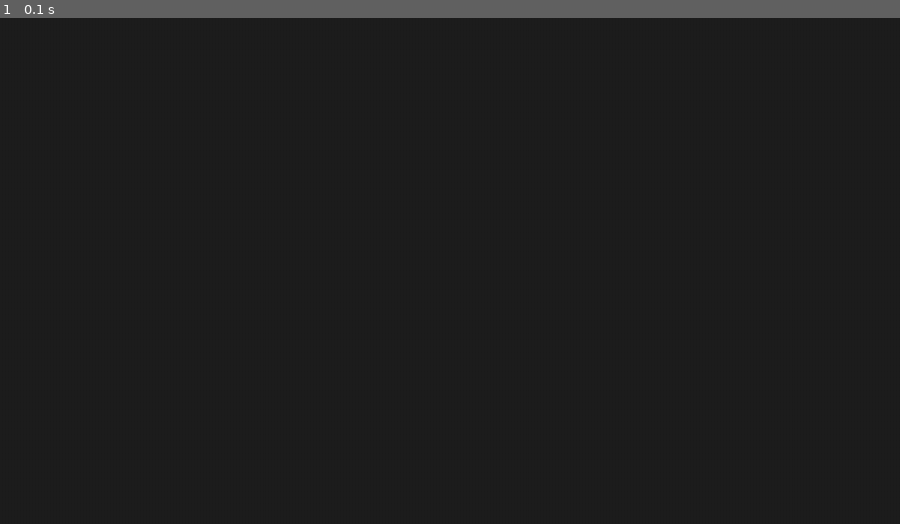
Above: before the commit, frame 1.
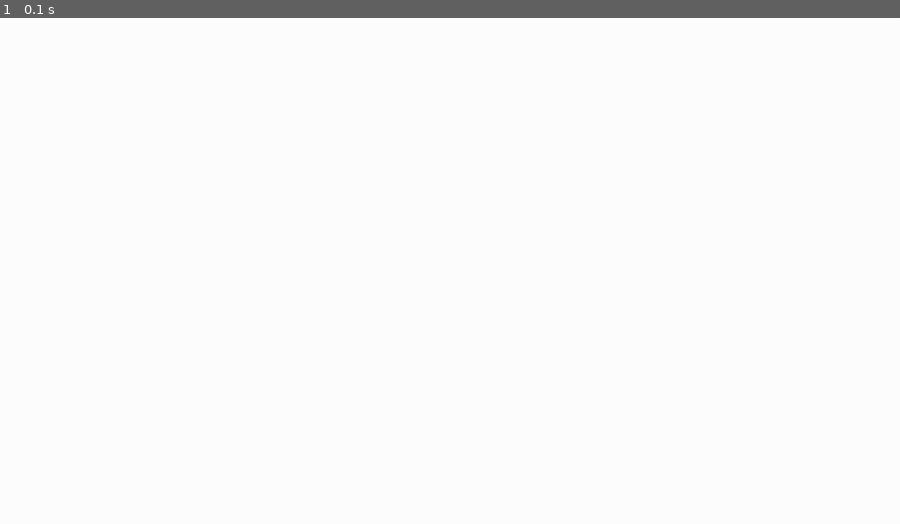
Above: after the commit, the same moment.

Repository: BrunoFarfan/masseffect
Game: pygame game, started from main.py
Same seed, same stepped clock (60 frames per second), same inputs: the game is played once before the commit and once after it.
Inputs:
- Up to frame 1 (0.1 s): no input

The runs differ from the first frame. In frame 1, 100% of the frame differs, in the area x 0-100%, y 0-100%.

Commit message:
Enhance mouse interaction and display features in main.py and related files
- Updated mouse position handling to improve panning and zooming functionality.
- Introduced COLOR_WHITE constant for consistent color usage across the application.
- Added print functionality for zoom level and mouse world coordinates in the display.
- Created a new world.py file for gravitational constant definition.
- Implemented Body class in bodies.py for future physics calculations.

Diff:
--- a/constants/__init__.py
+++ b/constants/__init__.py
@@ -1,3 +1,3 @@
-from .pygame import DARK_BACKGROUND
+from .pygame import COLOR_WHITE, DARK_BACKGROUND
 
-all = [DARK_BACKGROUND]
+all = [DARK_BACKGROUND, COLOR_WHITE]
--- a/constants/pygame.py
+++ b/constants/pygame.py
@@ -1 +1,2 @@
 DARK_BACKGROUND = (30, 30, 30)
+COLOR_WHITE = (255, 255, 255)
--- /dev/null
+++ b/constants/world.py
@@ -0,0 +1 @@
+CONSTANT_G = 6.67230 * 10**(-17)
--- a/display/pygame_display.py
+++ b/display/pygame_display.py
@@ -1,13 +1,15 @@
-from pygame import display, Rect
-from constants import DARK_BACKGROUND
+import numpy as np
+from pygame import display, Rect, font
+from constants import DARK_BACKGROUND, COLOR_WHITE
 
 
 class ScreenConfig:
     def __init__(self) -> None:
         display.set_caption("Mass Effect")
+        font.init()
+        self.font = font.SysFont("Arial", 15)
 
         self.screen_display = display.set_mode()
-        self.reset_screen()
 
         self.panning = False
 
@@ -15,6 +17,8 @@
         self.view_window_world_origin = (0, 0)
 
         self.scaled_surface = None
+
+        self.reset_screen()
 
     @property
     def screen_size(self) -> tuple[int, int]:
@@ -34,7 +38,7 @@
         )
 
     def _world_to_screen_coordinates(
-        self, coordinates: tuple[int, int]
+        self, coordinates: tuple[float, float] | np.ndarray
     ) -> tuple[float, float]:
         return (
             (coordinates[0] - self.view_window_world_origin[0]) * self.zoom,
@@ -85,8 +89,39 @@
             mouse_world[1] - self.view_window.height + mouse_screen[1] / self.zoom,
         )
 
+    def print_zoom(self):
+        zoom_text = self.font.render(
+            f"Zoom: {round(self.zoom * 100, 2)}%", True, COLOR_WHITE
+        )
+        self.screen_display.blit(zoom_text, (0, 0))
+
+    def print_mouse_world_coordinates(self, screen_coordinates: tuple[int, int]):
+        world_coordinates = self._screen_to_world_coordinates(screen_coordinates)
+        world_coordinates = (
+            round(world_coordinates[0], 1),
+            round(world_coordinates[1], 1),
+        )
+        coordinates_label_text = self.font.render(
+            "Mouse world position:", True, COLOR_WHITE
+        )
+        coordinates_text_position = (
+            self.screen_display.get_size()[0] - coordinates_label_text.get_size()[0],
+            0,
+        )
+
+        self.screen_display.blit(coordinates_label_text, coordinates_text_position)
+
+        coordinates_text = self.font.render(f"{world_coordinates}", True, COLOR_WHITE)
+        coordinates_text_position = (
+            self.screen_display.get_size()[0] - coordinates_text.get_size()[0],
+            coordinates_label_text.get_size()[1],
+        )
+
+        self.screen_display.blit(coordinates_text, coordinates_text_position)
+
     def reset_screen(self) -> None:
         self.screen_display.fill(DARK_BACKGROUND)
+        self.print_zoom()
 
     def update_screen(self) -> None:
         display.update()
--- a/main.py
+++ b/main.py
@@ -9,6 +9,7 @@
 
 while not exit_game:
     screen_config.reset_screen()
+    mouse_screen_position = pygame.mouse.get_pos()
 
     for event in pygame.event.get():
         if event.type == pygame.QUIT:
@@ -18,7 +19,7 @@
             zoom_factor = 1.1 if event.y > 0 else 0.9
 
             screen_config.adjust_zoom(
-                mouse_screen=pygame.mouse.get_pos(), zoom_factor=zoom_factor
+                mouse_screen=mouse_screen_position, zoom_factor=zoom_factor
             )
 
         elif (
@@ -26,7 +27,7 @@
             and pygame.key.get_mods() & pygame.KMOD_LCTRL
         ):
             if event.button == 1:
-                mouse_position_on_pan_start = pygame.mouse.get_pos()
+                mouse_position_on_pan_start = mouse_screen_position
                 screen_config.panning = True
 
         elif event.type == pygame.MOUSEBUTTONUP:
@@ -34,7 +35,7 @@
                 screen_config.panning = False
 
     if screen_config.panning:
-        mouse_current_position = pygame.mouse.get_pos()
+        mouse_current_position = mouse_screen_position
 
         screen_config.pan_camera(
             mouse_original_position=mouse_position_on_pan_start,
@@ -44,12 +45,14 @@
         mouse_position_on_pan_start = mouse_current_position
 
     center_screen = screen_config._world_to_screen_coordinates(TEST_SQUARE_CENTER)
-    screen_size = screen_config._world_to_screen_size(TEST_SQUARE_SIZE)
+    screen_size = screen_config._world_to_screen_size(12742)
 
-    pygame.draw.rect(
-        screen_config.screen_display,
-        (255, 255, 255),
-        (*center_screen, screen_size, screen_size),
+    screen_config.print_mouse_world_coordinates(
+        screen_coordinates=mouse_screen_position
+    )
+
+    pygame.draw.circle(
+        screen_config.screen_display, (255, 255, 255), center_screen, screen_size
     )
 
     screen_config.update_screen()
--- /dev/null
+++ b/world/bodies.py
@@ -0,0 +1,11 @@
+import numpy as np
+
+
+class Body:
+    def __init__(
+        self, position: np.ndarray, velocity: np.ndarray, mass: float, radius: float
+    ) -> None:
+        self.position = position
+        self.velocity = velocity
+        self.mass = mass
+        self.radius = radius
